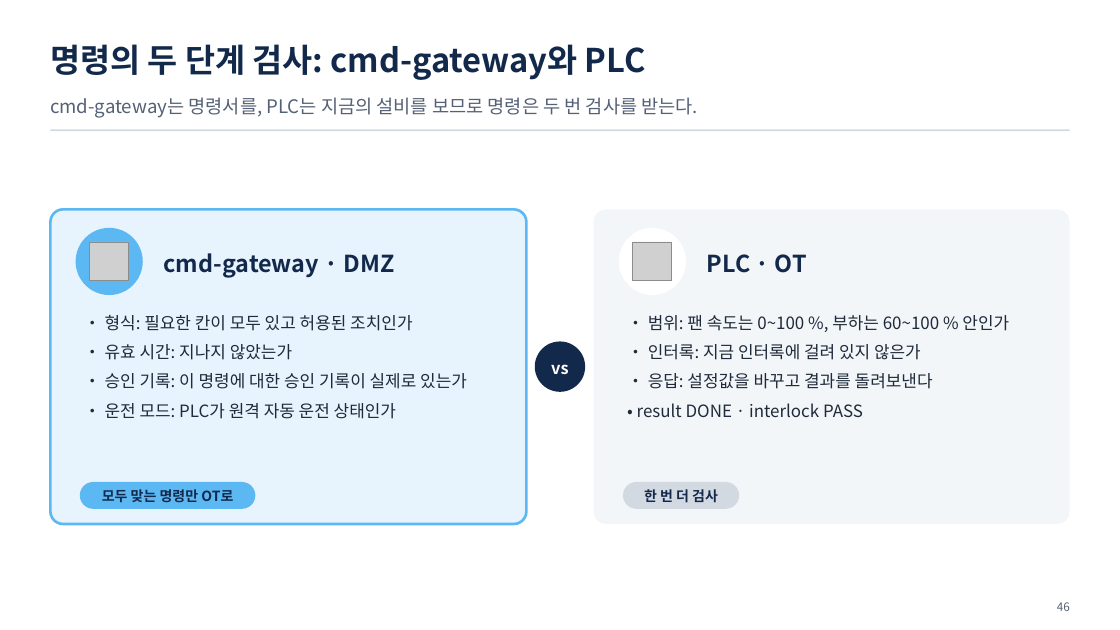
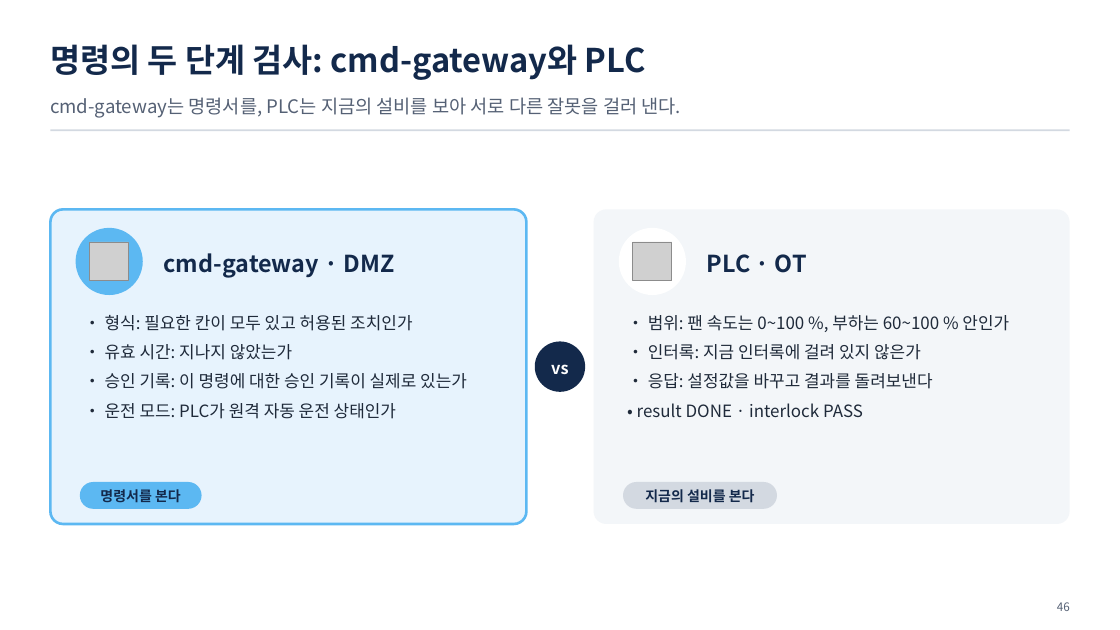
Before and after one commit to uengine-oss/hyd-iot-edu, a slide deck: slide 46 of course/slides/integrated/통합반_01일차.pptx. Drawn at 1120x630 pixels with LibreOffice and Linux fonts; fonts in the diff are those of the drawing; grey boxes stand for pictures. Boxes give left, top, right and bottom in pixels: in the first picture for what was removed or moved away, otherwise in the second. Text is boxed around its words. In the diff, an @@ line names an element or a change of style, - is before the commit and + after.

```diff
--- a/course/slides/integrated/통합반_01일차.pptx
+++ b/course/slides/integrated/통합반_01일차.pptx
@@ text at box(50, 97, 681, 118): text changed @@
-cmd-gateway는 명령서를, PLC는 지금의 설비를 보므로 명령은 두 번 검사를 받는다.
+cmd-gateway는 명령서를, PLC는 지금의 설비를 보아 서로 다른 잘못을 걸러 낸다.
@@ rounded rectangle: place and size @@
-rounded rectangle at box(80, 482, 255, 509)
+rounded rectangle at box(80, 482, 202, 509)
@@ text at box(100, 489, 181, 503): text changed @@
-모두 맞는 명령만 OT로
+명령서를 본다
@@ rounded rectangle: place and size @@
-rounded rectangle at box(623, 482, 739, 509)
+rounded rectangle at box(623, 482, 777, 509)
@@ text at box(645, 489, 755, 503): text changed @@
-한 번 더 검사
+지금의 설비를 본다
```
Also in this commit, not shown: 16 other slides changed, 7 other files.
